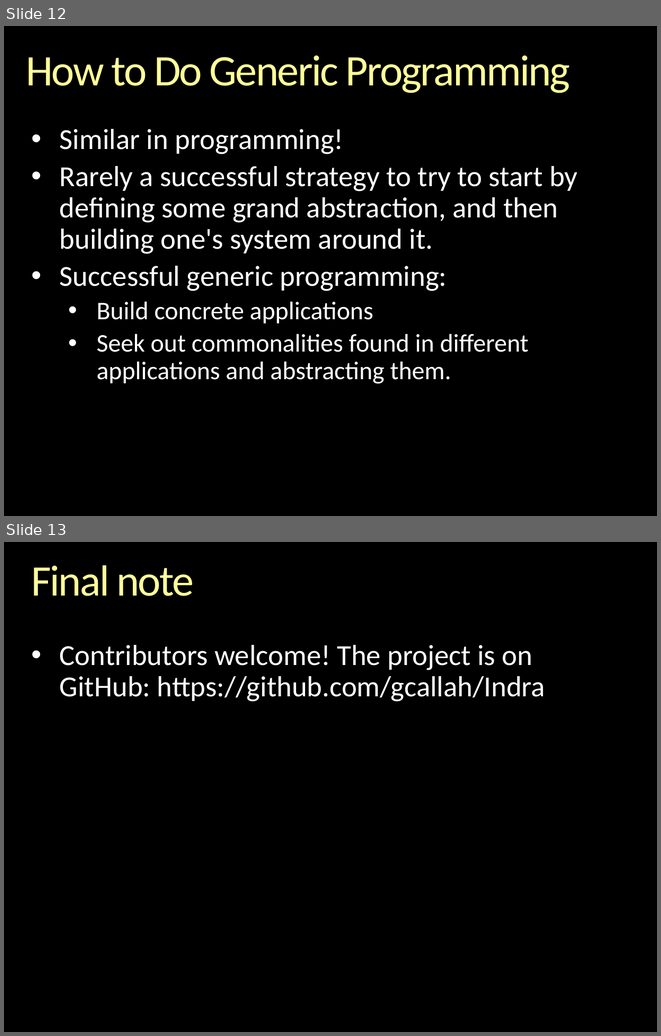
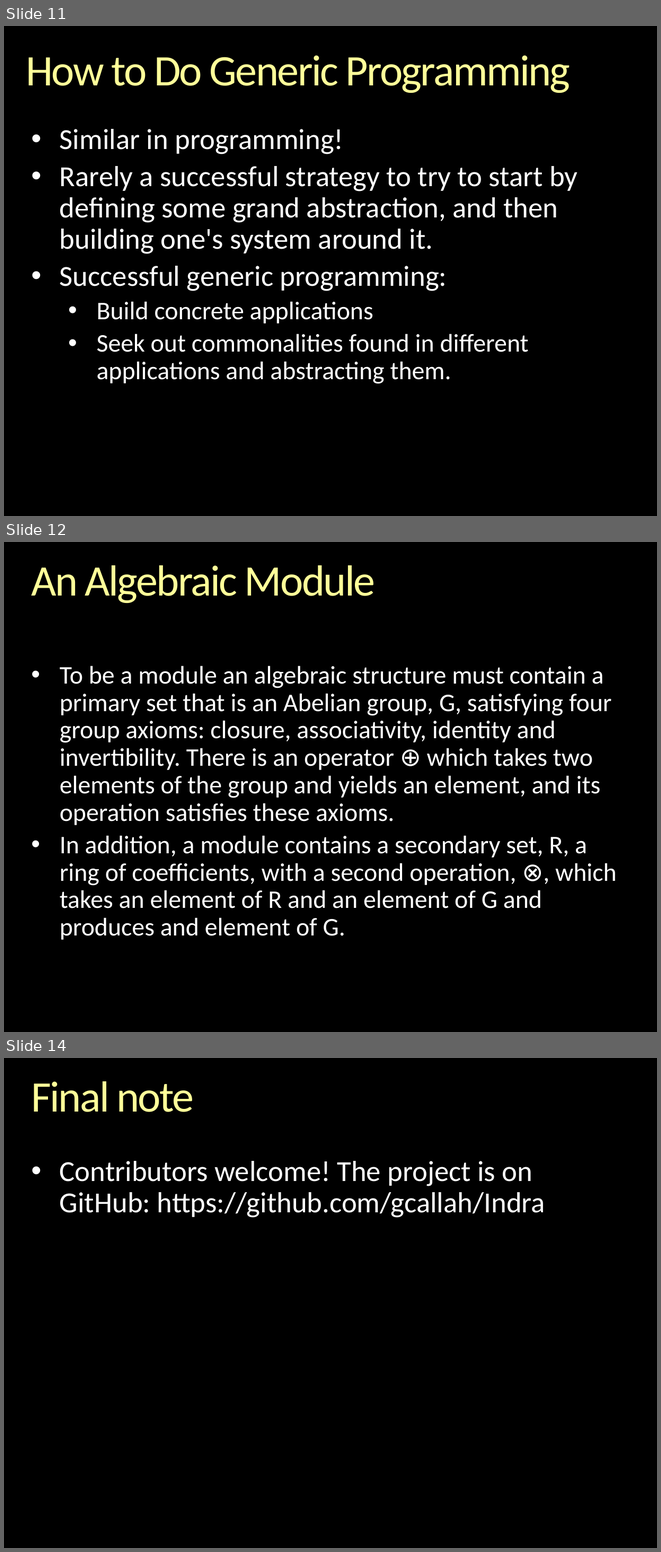
Before and after one commit to gcallah/indras_net, a slide deck: docs/ABMsAsAlgebraic.pptx. Shown one above the other, each under a label of ours: slides 12 and 13 before the commit, slides 11, 12 and 14 after it; the slides between them are not shown. The pictures are 661x1036 and 661x1552 pixels, drawn with LibreOffice and Linux fonts; fonts in the diff are those of the drawing; background and template pictures are left out. Boxes give left, top, right and bottom in pixels: in the first picture for what was removed or moved away, otherwise in the second. Text is boxed around its words. In the diff, an @@ line names an element or a change of style, - is before the commit and + after.

Commit message:
Enhanced ABMsAsAlgebraic.pptx

```diff
--- a/docs/ABMsAsAlgebraic.pptx
+++ b/docs/ABMsAsAlgebraic.pptx
@@ slide 12 added at (4, 542, 657, 1032), background picture (left out) @@
@@ title added at (31, 565, 376, 603), 48 pt, text gradient #FFFFB9 to #FFFF99 to #F6AE1E @@
+An Algebraic Module
@@ text added at (60, 665, 617, 940), 28 pt, text #FFFFFF @@
+• To be a module an algebraic structure must contain a primary set that is an Abelian group, G, satisfying four group axioms: closure, associativity, identity and invertibility. There is an operator ⊕ which takes two elements of the group and yields an element, and its operation satisfies these axioms.
+• In addition, a module contains a secondary set, R, a ring of coefficients, with a second operation, ⊗, which takes an element of R and an element of G and produces and element of G.
@@ what was slide 12 is now slide 11 @@
@@ what was slide 13 is now slide 14 @@
```
Also in this commit, not shown: 1 slide changed, 1 other slide added, 1 slide removed.
